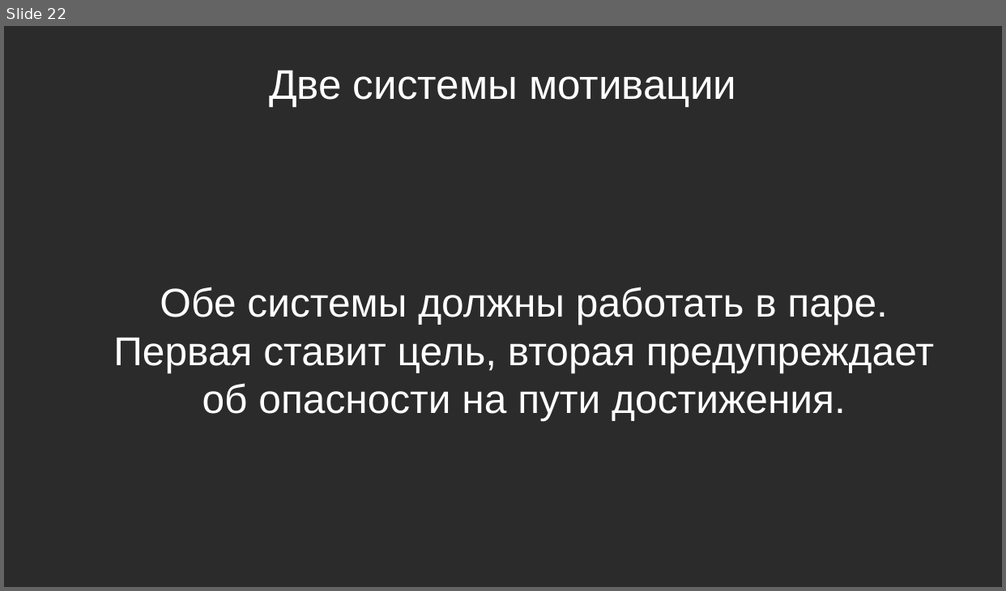
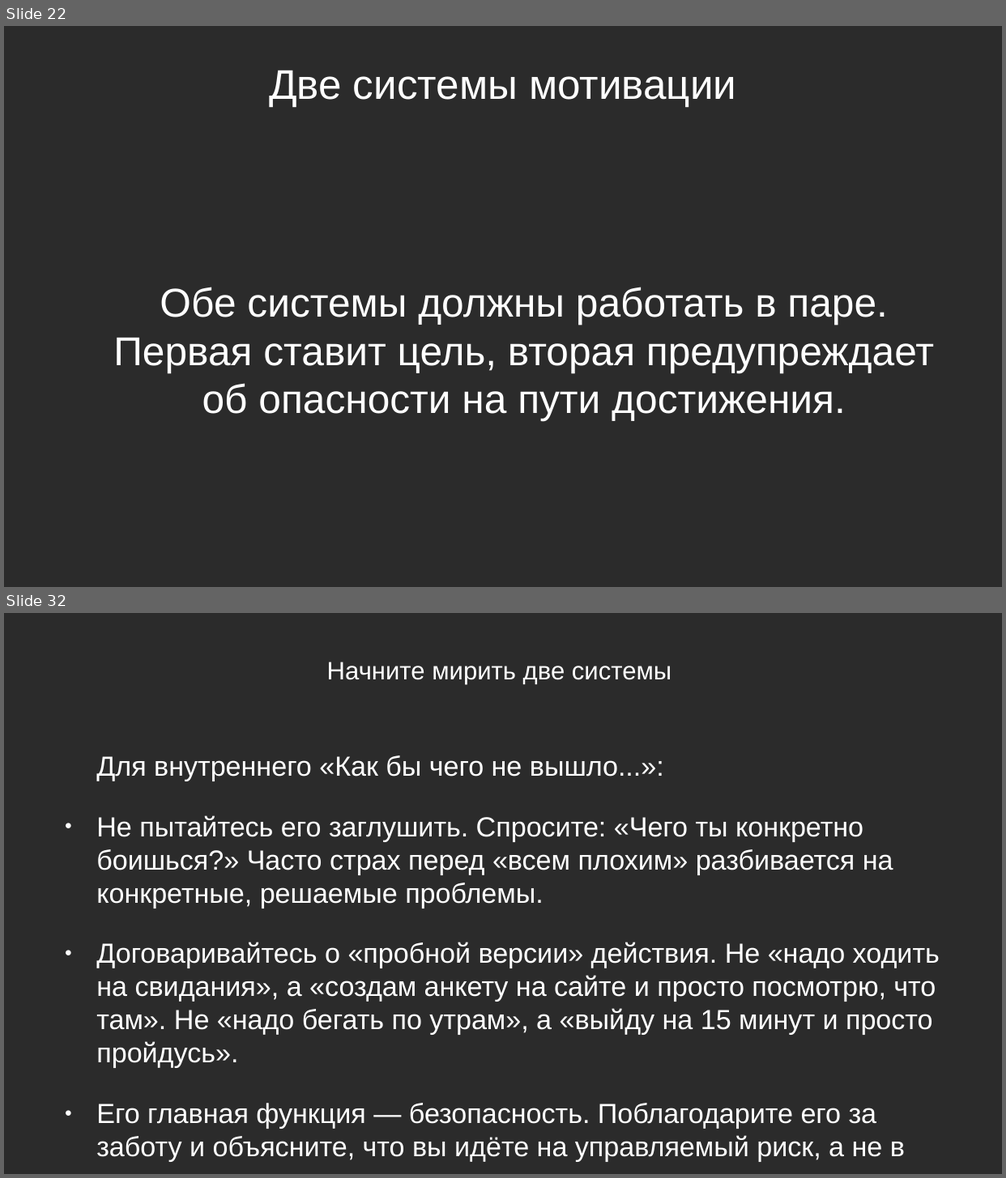
Before and after one commit to Chularev/articles, a slide deck: Psychology/Гомеостаз и мотивация (практика).odp. Shown one above the other, each under a label of ours: slide 22 before the commit, slides 22 and 32 after it; the slides between them are not shown. The pictures are 1006x591 and 1006x1178 pixels, drawn with LibreOffice and Linux fonts; fonts in the diff are those of the drawing; background and template pictures are left out; a plain dark background stands for a picture behind light text. Boxes give left, top, right and bottom in pixels: in the first picture for what was removed or moved away, otherwise in the second. Text is boxed around its words. In the diff, an @@ line names an element or a change of style, - is before the commit and + after.

```diff
--- a/Psychology/Гомеостаз и мотивация (практика).odp
+++ b/Psychology/Гомеостаз и мотивация (практика).odp
@@ slide 32 added at (x1=4, y1=613, x2=1002, y2=1174), background picture (left out) @@
@@ title added at (x1=327, y1=662, x2=671, y2=685), 20 pt, text #FFFFFF @@
+Начните мирить две системы
@@ text added at (x1=96, y1=756, x2=940, y2=1162), 22 pt, text #FFFFFF @@
+Для внутреннего «Как бы чего не вышло...»:
+● Не пытайтесь его заглушить. Спросите: «Чего ты конкретно боишься?» Часто страх перед «всем плохим» разбивается на конкретные, решаемые проблемы.
+● Договаривайтесь о «пробной версии» действия. Не «надо ходить на свидания», а «создам анкету на сайте и просто посмотрю, что там». Не «надо бегать по утрам», а «выйду на 15 минут и просто пройдусь».
+● Его главная функция — безопасность. Поблагодарите его за заботу и объясните, что вы идёте на управляемый риск, а не в пропасть.
```
Also in this commit, not shown: 4 slides changed, 13 other slides added, 1 slide removed.
